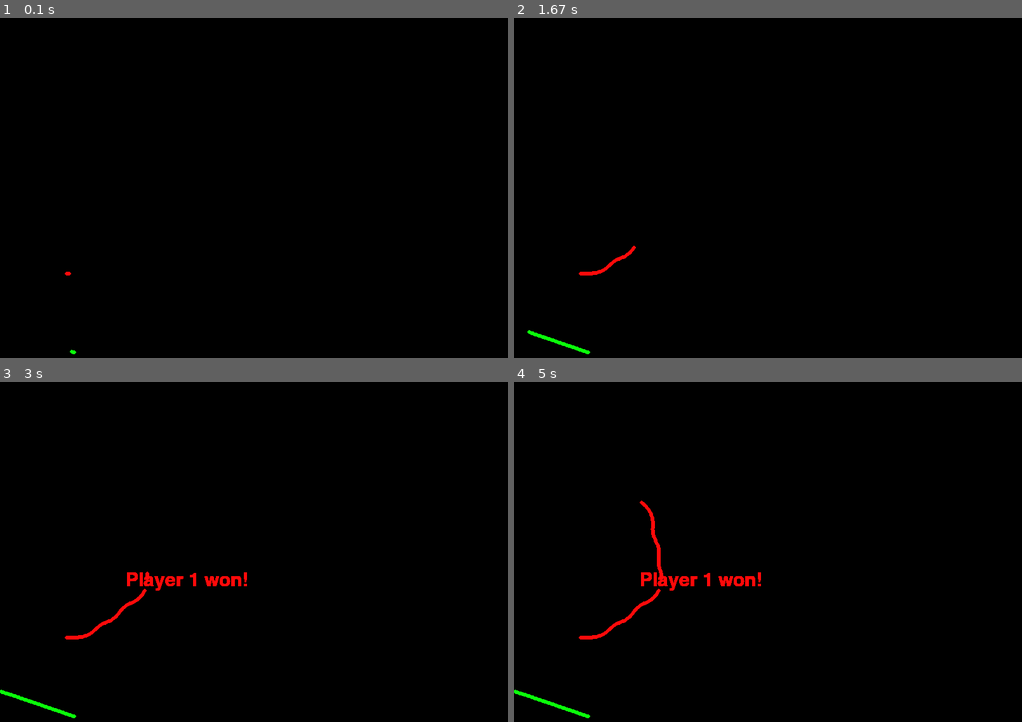
Above: before the commit, frames 1-4 (two rows, left to right).
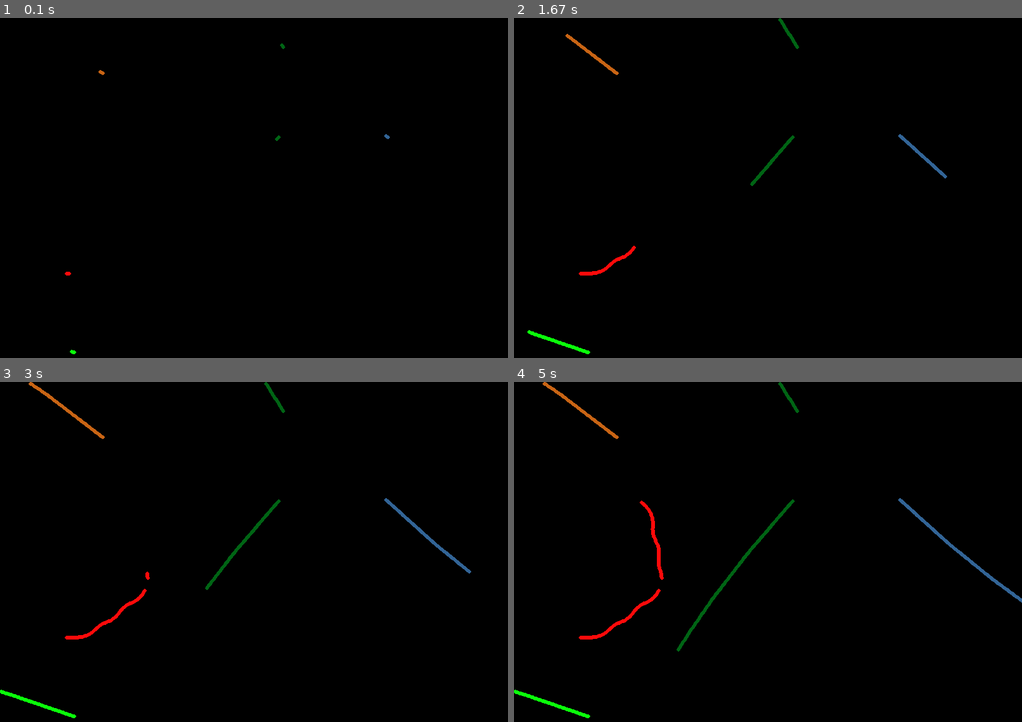
Above: after the commit, the same moments.

Repository: f-weissenbacher/achtung-die-python
Game: pygame game, started from achtung_die_kurve.py
Same seed, same stepped clock (60 frames per second), same inputs: the game is played once before the commit and once after it.
Inputs:
- Up to frame 1 (0.1 s): no input
- Up to frame 2 (1.67 s): hold Left 0.33-0.87 s; hold Down 0.9-1.2 s; hold Left 1.23-1.63 s
- Up to frame 3 (3 s): hold Down 1.67-2.03 s; tap 1 at 1.82 s; hold Left 2.07-2.53 s; hold Left from 2.57 s (still down)
- Up to frame 4 (5 s): release Left at 3.1 s; hold Down 3.13-3.43 s; tap 1 at 3.28, 4.45 s; hold Left 3.47-3.87 s; hold Down 3.9-4.27 s; hold Left 4.3-4.77 s; hold Left from 4.8 s (still down)

The runs differ from the first frame. In frame 1, less than 0.1% of the frame differs, in the area x 19-77%, y 7-37%; in frame 2, 0.4%; in frame 3, 1.1%; in frame 4, 1.4%, in the area x 5-100%, y 0-80%.

Commit message:
added 5 additional players

Diff:
--- a/achtung_die_kurve.py
+++ b/achtung_die_kurve.py
@@ -122,7 +122,7 @@
             return False
 
         sq_dist = np.sum((np.asarray(self.trail[:-num_recent_frames_to_skip]) - self.pos) ** 2, axis=1)
-        frame_collides = sq_dist < self.radius ** 2
+        frame_collides = sq_dist < 0.8*self.radius ** 2
         num_colliding_frames = np.sum(frame_collides)
         if num_colliding_frames > 0:
             logging.debug(f"Collided with own history from frames {np.argwhere(frame_collides).flatten()}")
@@ -152,9 +152,14 @@
 class AchtungDieKurveGame:
 
     player_keys = {1:{'left':pygame.K_LEFT, 'right':pygame.K_DOWN},
-                   2:{'left':pygame.K_1, 'right':pygame.K_q}}
-
-    player_colors = {1:(255,10,10), 2:(10,255,10)}
+                   2:{'left':pygame.K_1, 'right':pygame.K_q},
+                   3:{'left':pygame.K_1, 'right':pygame.K_q},
+                   4:{'left':pygame.K_1, 'right':pygame.K_q},
+                   5:{'left':pygame.K_1, 'right':pygame.K_q},
+                   6:{'left':pygame.K_1, 'right':pygame.K_q},
+                   }
+
+    player_colors = {1:(255,10,10), 2:(10,255,10), 3:(200,100,20), 4:(0,100,20), 5:(50,100,150), 6:(0,100,20)}
 
     def __init__(self, target_fps=30, game_speed_factor=1.0):
         self.screen_width = 800
@@ -267,6 +272,11 @@
         # Create player 1
         self.spawn_player(1, init_pos=(100,400), init_angle=0.0)
         self.spawn_player(2)
+        self.spawn_player(3)
+        self.spawn_player(4)
+        self.spawn_player(5)
+        self.spawn_player(6)
+
 
         # Variable to keep the main loop running
         running = True
